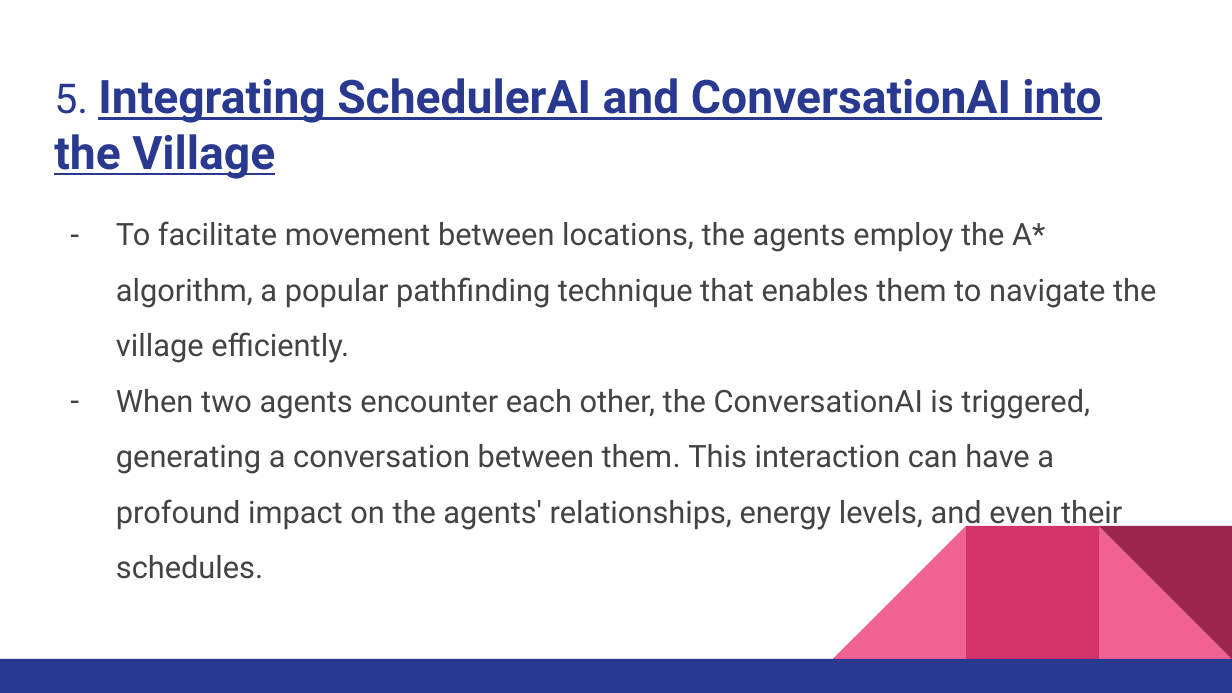
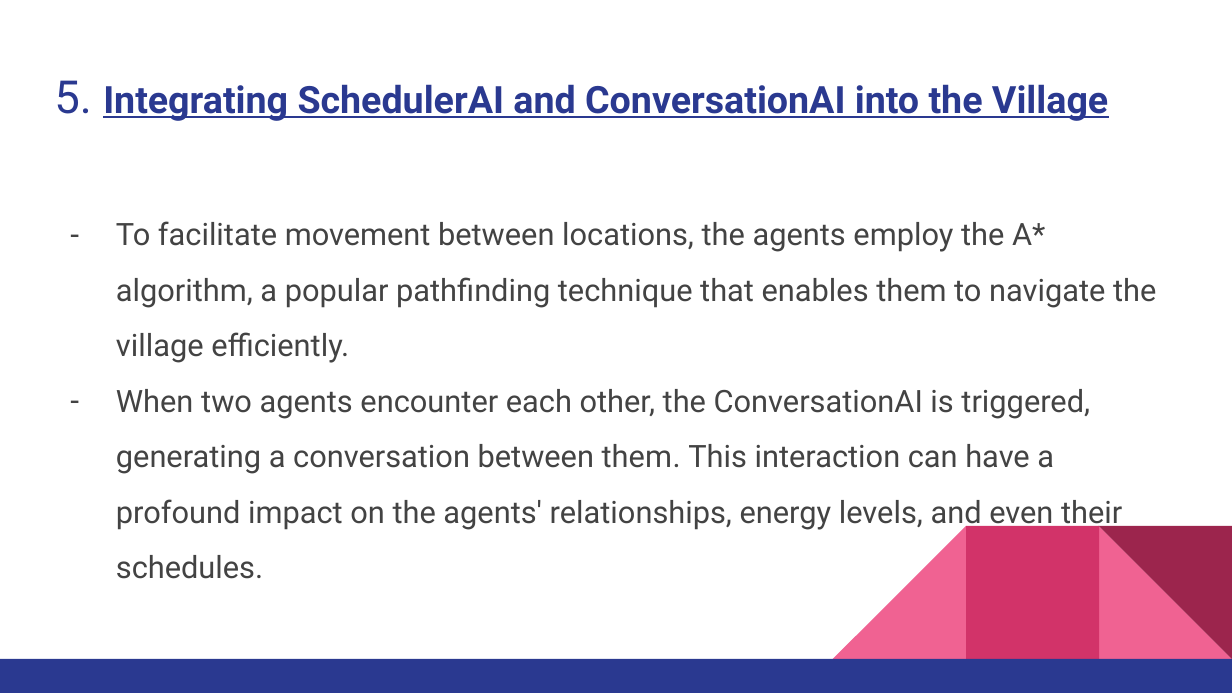
Before and after one commit to Arjun-G-Ravi/ai-village, a slide deck: slide 22 of Documentation/AI VILLAGE(3) (1).pptx (slide 18 before the commit). Drawn at 1232x693 pixels with LibreOffice and Linux fonts; fonts in the diff are those of the drawing. Boxes give left, top, right and bottom in pixels: in the first picture for what was removed or moved away, otherwise in the second. Text is boxed around its words. In the diff, an @@ line names an element or a change of style, - is before the commit and + after.

```diff
--- a/Documentation/AI VILLAGE(3) (1).pptx
+++ b/Documentation/AI VILLAGE(3) (1).pptx
@@ title "5. Integrating SchedulerAI and ConversationAI ..." at (54,80,1108,121): size 24 to 26.7 pt in "5."; size 27 to 22 pt @@
```
Also in this commit, not shown: 4 other slides changed, 7 slides added.
